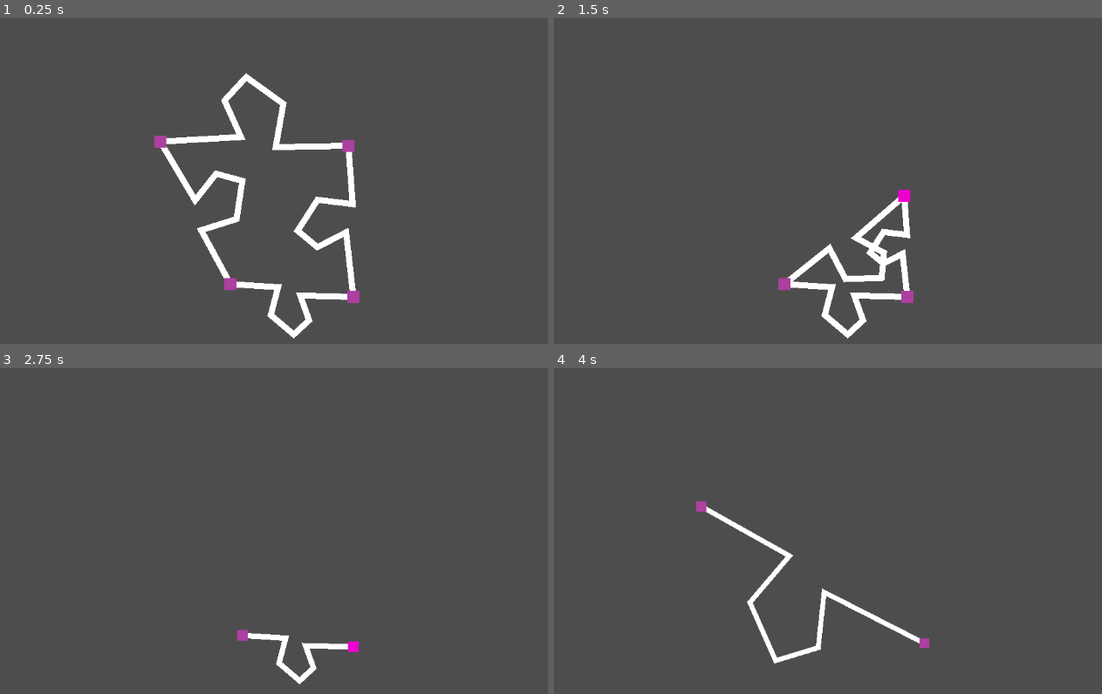
Above: before the commit, frames 1-4 (two rows, left to right).
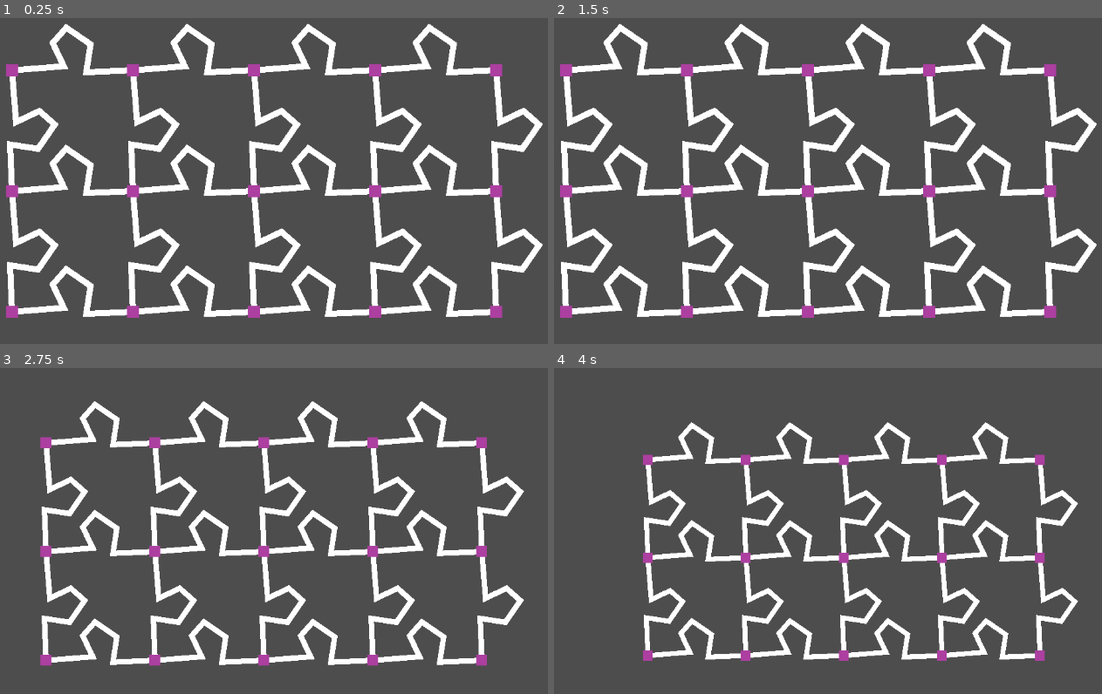
Above: after the commit, the same moments.

Repository: kreibaum/puzzle-shark
Game: Godot game, scene res://editor.tscn
Same seed, same stepped clock (60 frames per second), same inputs: the game is played once before the commit and once after it.
Inputs (mouse positions are in pixels of both pictures, inside the frame that each line leads up to):
- Up to frame 1 (0.25 s): no input
- Up to frame 2 (1.5 s): tap Enter at 0.5 s; drag from (712, 141) to (904, 145) at 0.52 s; tap Space at 1.25 s; drag from (904, 145) to (904, 298) at 1.27 s
- Up to frame 3 (2.75 s): tap Enter at 2 s; hold Mouse wheel down (ZoomIn) from 2.03 s (still down); click (350, 648) at 2.17 s
- Up to frame 4 (4 s): release Mouse wheel down (ZoomIn) at 2.75 s; tap Space at 2.75 s; drag from (795, 635) to (658, 495) at 2.77 s; tap Enter at 3.5 s; move the mouse to (1080, 612) at 3.52 s; hold Mouse wheel down (ZoomIn) from 3.53 s (still down); click (1080, 612) at 3.67 s

The runs differ from the first frame. In frame 1, 20% of the frame differs, in the area x 1-100%, y 1-99%; in frame 2, 18%; in frame 3, 14%; in frame 4, 12%.

Commit message:
Make the canvas generate the pieces

Diff:
--- a/Edge.gd
+++ b/Edge.gd
@@ -1,4 +1,4 @@
-extends Node2D
+class_name Edge extends Node2D
 
 @export var left_handle : DragDropHandle
 @export var right_handle : DragDropHandle
--- /dev/null
+++ b/PuzzleCanvas.gd
@@ -0,0 +1,31 @@
+extends Node2D
+
+var handle_scene = preload("res://drag_drop_handle.tscn")
+var edge_scene = preload("res://edge.tscn")
+
+# Called when the node enters the scene tree for the first time.
+func _ready():
+	var w = 5
+	var h = 3
+	var points = {}
+	for x in range(0, w):
+		for y in range(0, h):
+			var handle = handle_scene.instantiate()
+			points[Vector2i(x, y)] = handle
+			handle.position = Vector2(200 * x, 200 * y)
+			handle.z_index = 2
+			add_child(handle)
+
+	for x in range(1, w):
+		for y in range(0, h):
+			var edge : Edge = edge_scene.instantiate()
+			edge.left_handle = points[Vector2i(x-1, y)]
+			edge.right_handle = points[Vector2i(x, y)]
+			add_child(edge)
+
+	for x in range(0, w):
+		for y in range(1, h):
+			var edge : Edge = edge_scene.instantiate()
+			edge.left_handle = points[Vector2i(x, y-1)]
+			edge.right_handle = points[Vector2i(x, y)]
+			add_child(edge)
--- a/editor.tscn
+++ b/editor.tscn
@@ -1,41 +1,13 @@
-[gd_scene load_steps=4 format=3 uid="uid://caibbyl7lcvdq"]
+[gd_scene load_steps=3 format=3 uid="uid://caibbyl7lcvdq"]
 
-[ext_resource type="PackedScene" uid="uid://cn3kxsu5ihpvc" path="res://drag_drop_handle.tscn" id="1_8a1gt"]
 [ext_resource type="Script" path="res://PanCamera.gd" id="1_8jika"]
-[ext_resource type="PackedScene" uid="uid://cd6yd5nld4ven" path="res://edge.tscn" id="1_a5pmm"]
+[ext_resource type="Script" path="res://PuzzleCanvas.gd" id="2_0yr3o"]
 
 [node name="Node2D" type="Node2D"]
 
 [node name="Camera2D" type="Camera2D" parent="."]
-offset = Vector2(577, 320)
+offset = Vector2(500, 220)
 script = ExtResource("1_8jika")
 
 [node name="PuzzleCanvas" type="Node2D" parent="."]
-
-[node name="Edge 1" parent="PuzzleCanvas" node_paths=PackedStringArray("left_handle", "right_handle") instance=ExtResource("1_a5pmm")]
-left_handle = NodePath("../Handle A")
-right_handle = NodePath("../Handle B")
-
-[node name="Edge 2" parent="PuzzleCanvas" node_paths=PackedStringArray("left_handle", "right_handle") instance=ExtResource("1_a5pmm")]
-left_handle = NodePath("../Handle C")
-right_handle = NodePath("../Handle B")
-
-[node name="Edge 3" parent="PuzzleCanvas" node_paths=PackedStringArray("left_handle", "right_handle") instance=ExtResource("1_a5pmm")]
-left_handle = NodePath("../Handle C")
-right_handle = NodePath("../Handle D")
-
-[node name="Edge 4" parent="PuzzleCanvas" node_paths=PackedStringArray("left_handle", "right_handle") instance=ExtResource("1_a5pmm")]
-left_handle = NodePath("../Handle A")
-right_handle = NodePath("../Handle D")
-
-[node name="Handle A" parent="PuzzleCanvas" instance=ExtResource("1_8a1gt")]
-position = Vector2(322, 218)
-
-[node name="Handle B" parent="PuzzleCanvas" instance=ExtResource("1_8a1gt")]
-position = Vector2(633, 225)
-
-[node name="Handle C" parent="PuzzleCanvas" instance=ExtResource("1_8a1gt")]
-position = Vector2(641, 475)
-
-[node name="Handle D" parent="PuzzleCanvas" instance=ExtResource("1_8a1gt")]
-position = Vector2(438, 454)
+script = ExtResource("2_0yr3o")
